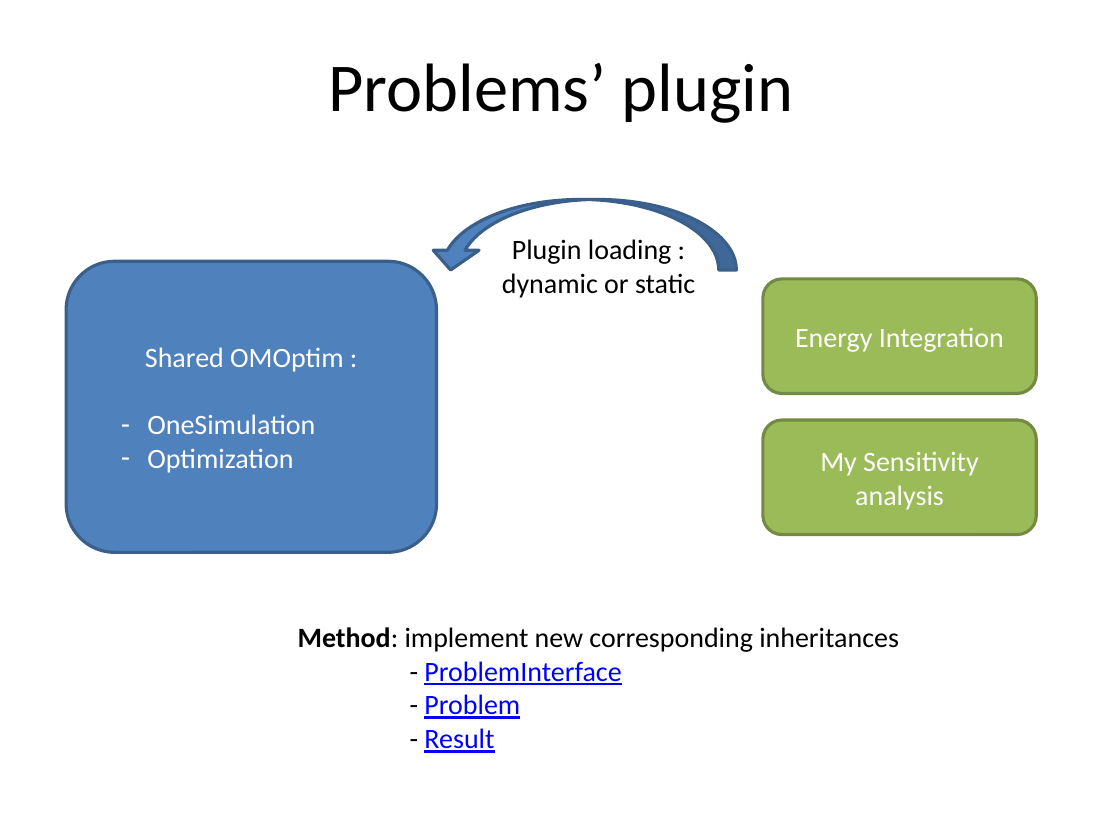
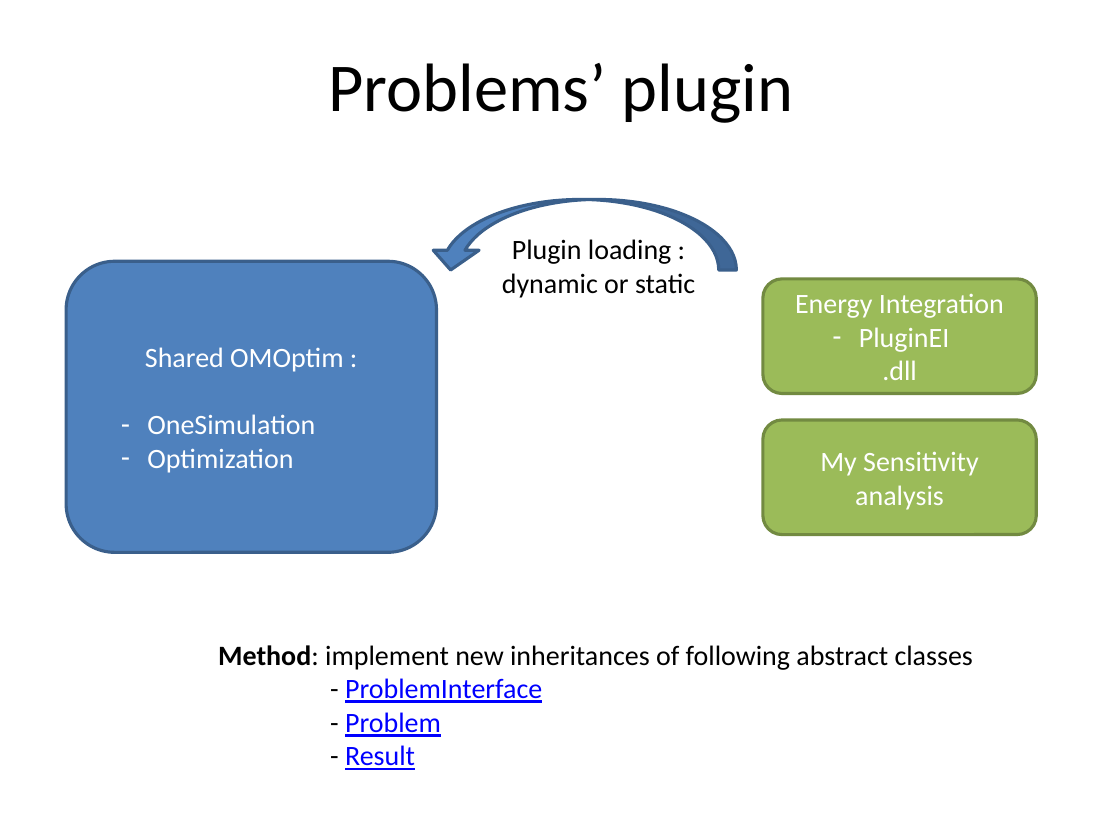
Before and after one commit to OpenModelica/OMOptim, a slide deck: slide 11 of OMOptim/Doc/HowProblemWorks.pptx (slide 7 before the commit). Drawn at 1120x840 pixels with LibreOffice and Linux fonts; fonts in the diff are those of the drawing. Boxes give left, top, right and bottom in pixels: in the first picture for what was removed or moved away, otherwise in the second. Text is boxed around its words. In the diff, an @@ line names an element or a change of style, - is before the commit and + after.

```diff
--- a/OMOptim/Doc/HowProblemWorks.pptx
+++ b/OMOptim/Doc/HowProblemWorks.pptx
@@ text in rounded rectangle at [859,327,949,380]: paragraphs added @@
+– PluginEI
+.dll
@@ text "Method: implement new inheritances of ...": place and size @@
-text "Method: implement new inheritances of ..." at [298,627,899,753]
+text "Method: implement new inheritances of ..." at [218,645,973,770]
@@ text at [218,645,973,670]: text changed @@
-Method: implement new corresponding inheritances
+Method: implement new inheritances of following abstract classes
```
Also in this commit, not shown: 2 other slides changed, 1 slide added, 27 other files.
